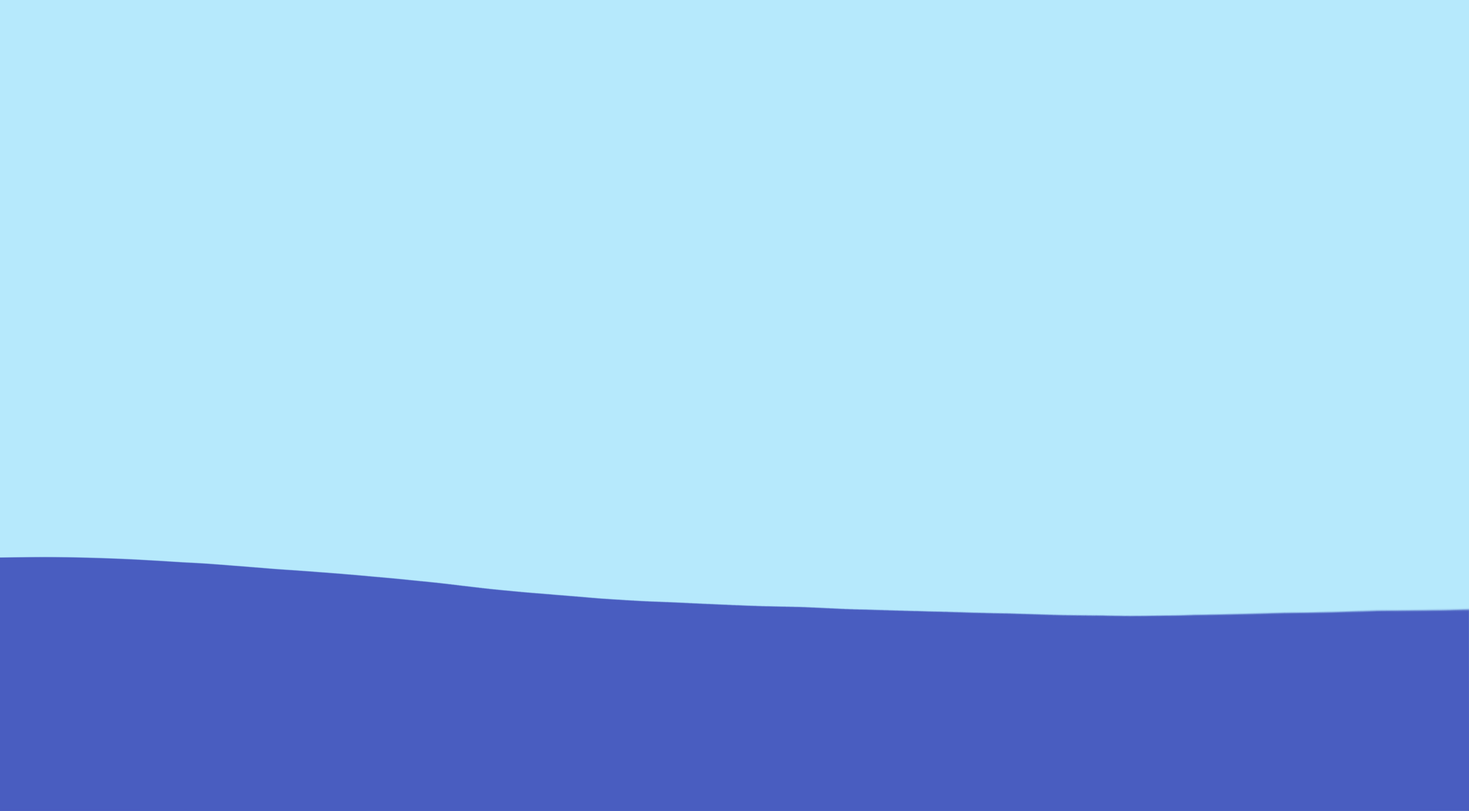
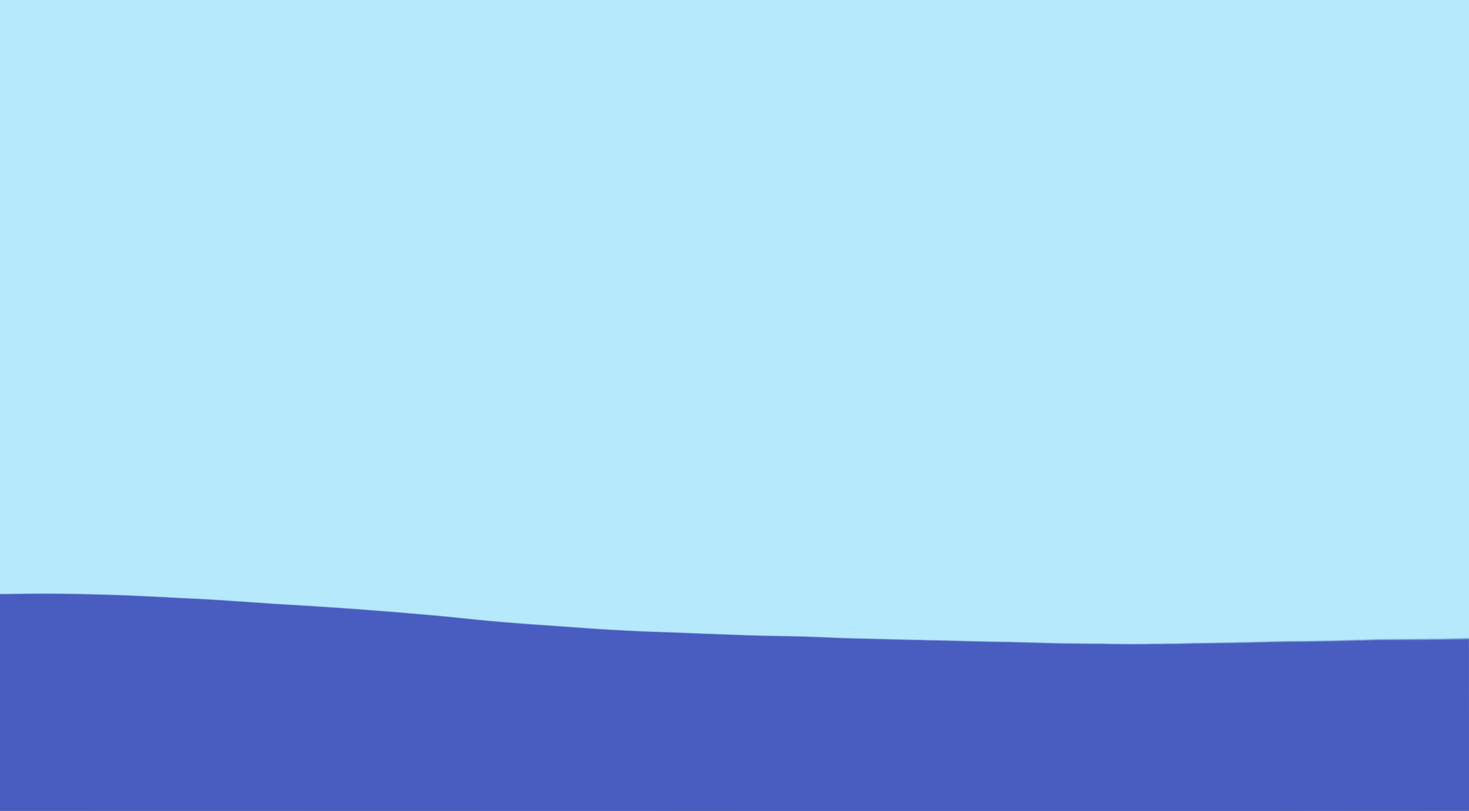
The second w=1469, h=811 image is a revision of the first. Changes to its layers:
painted on "Layer 5" over [0, 556, 1469, 811]
removed layer "Layer 1 copy" from group "Group 2" over [0, 556, 1469, 811]
hid group "Group 1" (3 layers) over [0, 556, 1469, 811]
hid "Layer 4" over [0, 556, 1469, 811]
hid "Layer 3" over [0, 556, 1469, 667]
hid "Layer 2" over [0, 556, 1469, 667]
